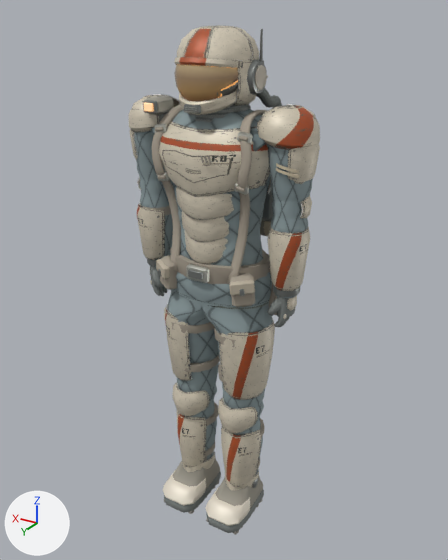
Before and after pictures for a commit that changed the glTF model godot/assets/models/juno_rigged.glb.
One viewpoint serves both versions: a 50 mm camera at (-1.049, 1.718, 1.818) aimed at (0.019, -0.063, 0.928). The axes (+X, +Y, +Z) are drawn at lower left. The lights are the same throughout. The picture after the commit comes second. Vertices at exactly the same position are counted once.

The first picture shows 'JunoMesh'.
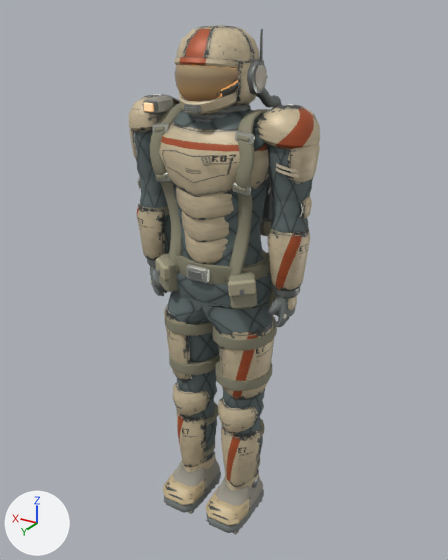
Edits to the scene script, one JSON object a line:
```json
{"op": "add", "block": "img_juno_atlas", "code": ["img_juno_atlas = load_image('juno_atlas', '_unpacked/juno_atlas', 1024, 1024, 'sRGB')"]}
{"block": "mat_enamel", "where": "n4 = _N.new('ShaderNodeTexImage'); n4.name = 'Image Texture'"}
{"op": "set", "path": "n4.image", "old": "img_juno___enamel_and_stitch_patterns", "new": "img_juno_atlas"}
{"block": "me_junomesh", "where": "# used by ob_junomesh; location = (0.0, 0.0, 0.0)"}
{"op": "remove", "block": "me_junomesh", "code": "me_junomesh.from_pydata(...)  # 15715 vertices, 29388 faces; spans x -0.34..0.34, y -0.3..0.19, z 0.0..1.78"}
{"op": "add", "block": "me_junomesh", "code": "me_junomesh.from_pydata(...)  # 15971 vertices, 29868 faces; spans x -0.34..0.34, y -0.3..0.19, z 0.0..1.78"}
{"block": "me_junomesh", "change": "me_junomesh part 1: 202 vertices moved from x -0.21..0.21, y -0.14..0.14, z 0.77..1.54 to x -0.21..0.21, y -0.13..0.14, z 0.77..1.55; 369 vertices removed from x -0.2..0.2, y -0.15..0.15, z 0.61..1.55; 369 vertices added at x -0.2..0.21, y -0.15..0.15, z 0.6..1.55"}
{"block": "me_junomesh", "change": "me_junomesh part 2: 668 kept faces spanning x -0.34..0.34, y -0.1..0.19, z 0.05..1.57 get new texture (UV) coordinates"}
{"block": "me_junomesh", "change": "me_junomesh part 3: 10798 kept faces spanning x -0.33..0.33, y -0.15..0.19, z 0.05..1.64 get new vertex colours; the middle colour goes from grey #89999b to grey #6f7d7d"}
{"block": "me_junomesh", "change": "other edits to the shape of me_junomesh do not show in these pictures"}
```

Where the change shows, as pixel boxes (x1, y1, x2, y2) in the pictures (448 x 560 px; the box of a moved part takes in the faces that stretch with it):
```json
{"object": "JunoMesh", "change": "surface changed, reshaped", "before": [129, 25, 320, 535], "after": [129, 25, 320, 535]}
{"part": 1, "of": "me_junomesh", "change": "moved or reshaped", "before": [152, 104, 275, 385], "after": [150, 103, 277, 391]}
{"part": 2, "of": "me_junomesh", "change": "surface changed", "before": [129, 95, 320, 526], "after": [129, 95, 320, 526]}
{"part": 3, "of": "me_junomesh", "change": "recoloured", "before": [135, 88, 313, 526], "after": [135, 88, 313, 526], "on screen": "darker"}
```
